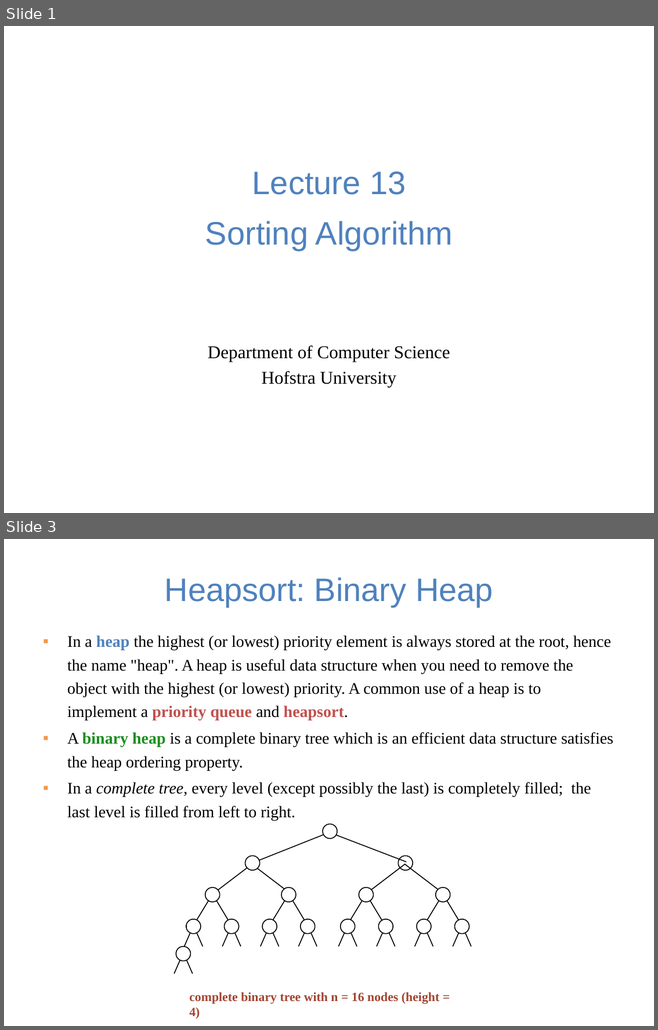
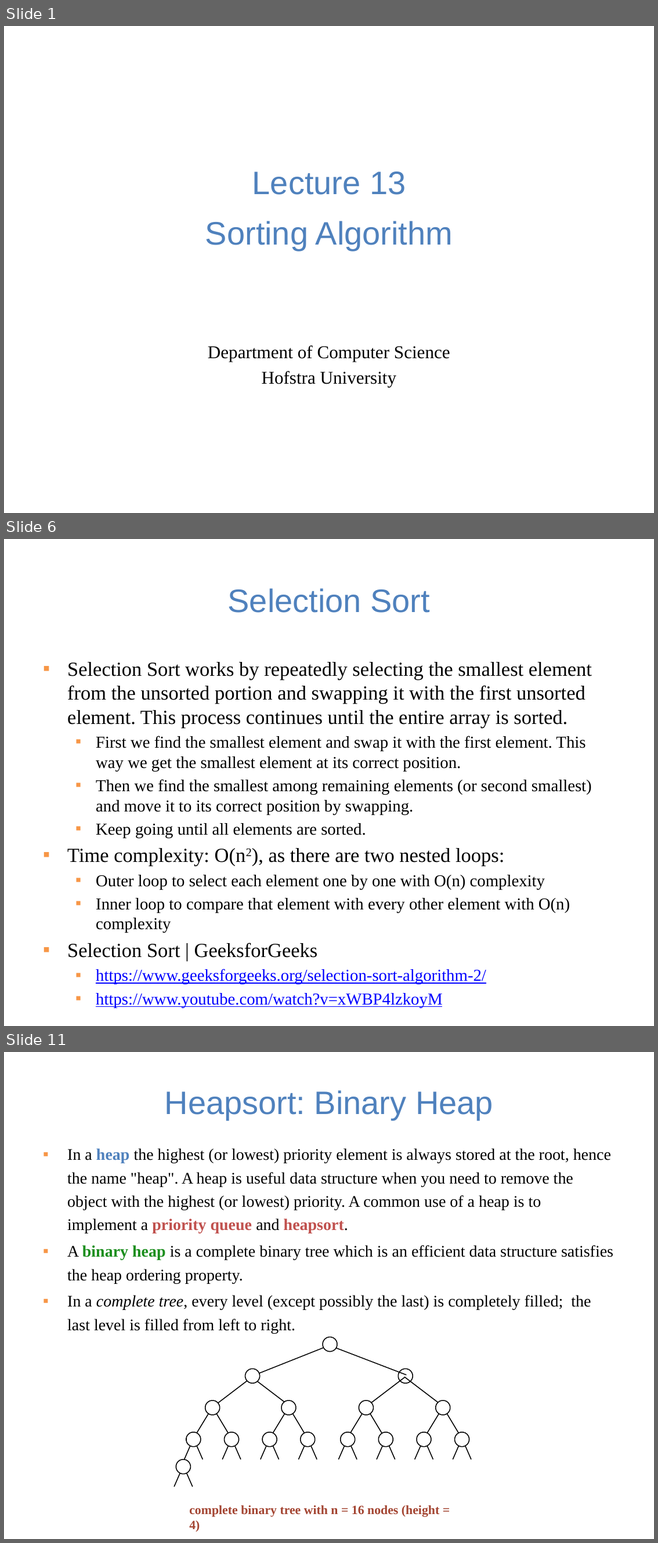
Before and after one commit to guhofstra/CSC111Fa25, a slide deck: PPTs/Lecture 13-sorting algorithms.pptx. Shown one above the other, each under a label of ours: slides 1 and 3 before the commit, slides 1, 6 and 11 after it; the slides between them are not shown. The pictures are 658x1030 and 658x1543 pixels, drawn with LibreOffice and Linux fonts; fonts in the diff are those of the drawing. Boxes give left, top, right and bottom in pixels: in the first picture for what was removed or moved away, otherwise in the second. Text is boxed around its words. In the diff, an @@ line names an element or a change of style, - is before the commit and + after.

```diff
--- a/PPTs/Lecture 13-sorting algorithms.pptx
+++ b/PPTs/Lecture 13-sorting algorithms.pptx
@@ slide 6 added at bbox=[4, 539, 654, 1026], background #FFFFFF @@
@@ title added at bbox=[228, 588, 430, 613], 36 pt, text #4F81BD @@
+Selection Sort
@@ text added at bbox=[67, 662, 592, 984], 18.5 pt, text #000000 @@
+▪ Selection Sort works by repeatedly selecting the smallest element from the unsorted portion and swapping it with the first unsorted element. This process continues until the entire array is sorted.
+  ▪ First we find the smallest element and swap it with the first element. This way we get the smallest element at its correct position.
+  ▪ Then we find the smallest among remaining elements (or second smallest) and move it to its correct position by swapping.
+  ▪ Keep going until all elements are sorted.
+▪ Time complexity: O(n2), as there are two nested loops:
+  ▪ Outer loop to select each element one by one with O(n) complexity
+  ▪ Inner loop to compare that element with every other element with O(n) complexity
+▪ Selection Sort | GeeksforGeeks
+  ▪ https://www.geeksforgeeks.org/selection-sort-algorithm-2/
+  ▪ https://www.youtube.com/watch?v=xWBP4lzkoyM
@@ what was slide 3 is now slide 11 @@
```
Also in this commit, not shown: 4 slides changed, 8 other slides added, 1 slide removed, 3 other files.
